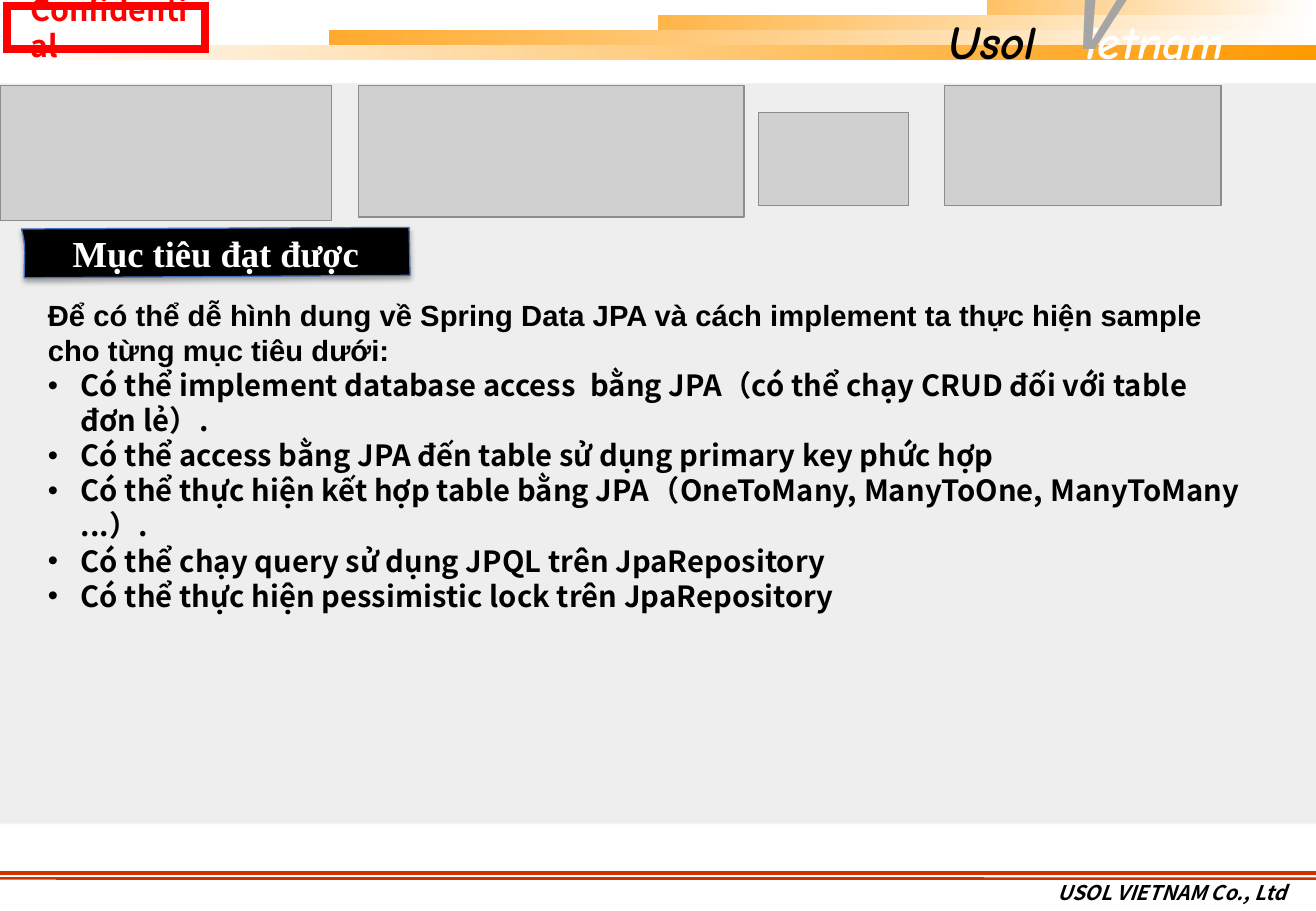
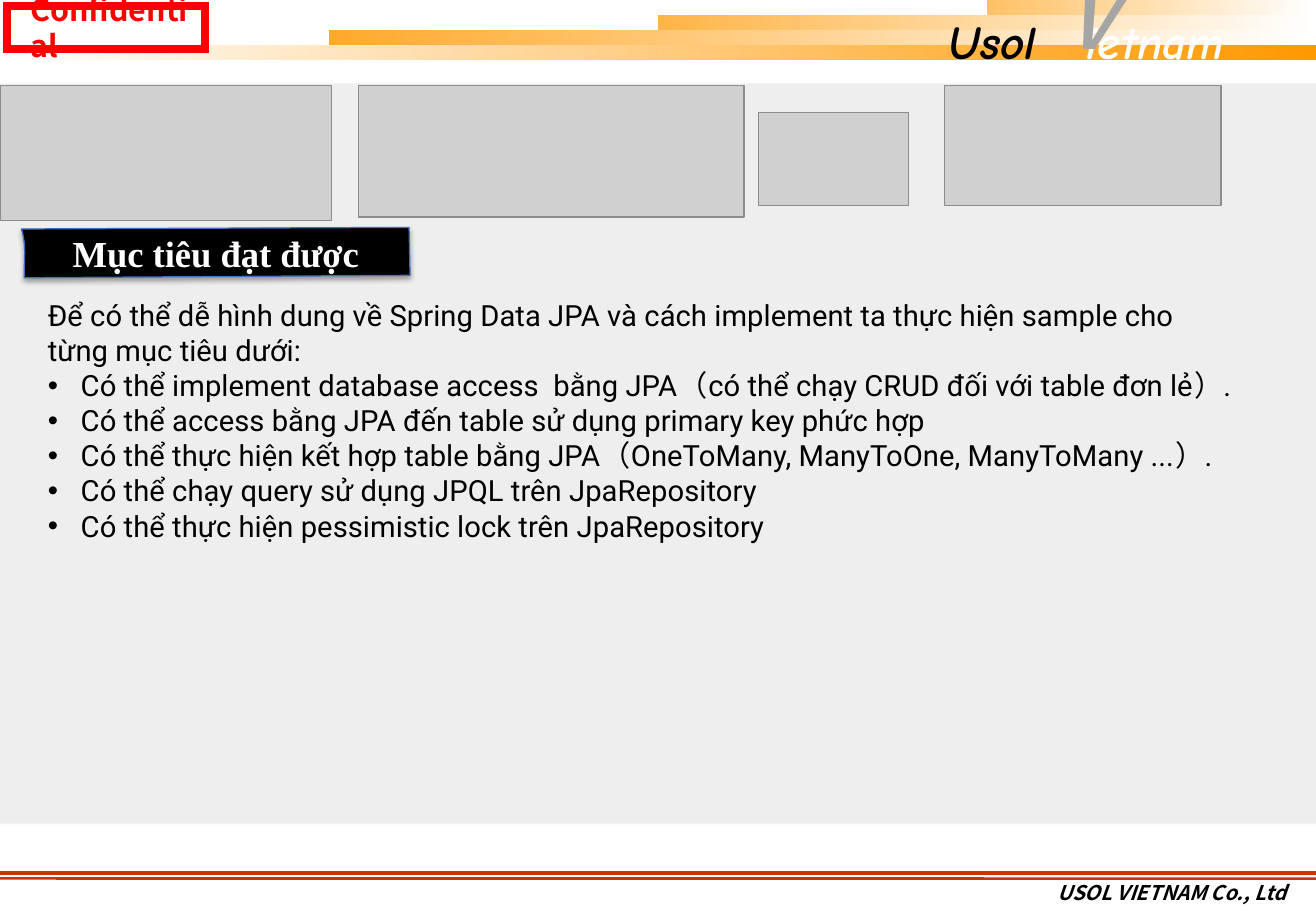
Before and after one commit to khuongmaingoc/javaDoc, a slide deck: slide 18 of SpringBoot/TaiLieu/Java_Week_Template.pptx (slide 19 before the commit). Drawn at 1316x911 pixels with LibreOffice and Linux fonts; fonts in the diff are those of the drawing; grey boxes stand for pictures; background and template pictures are left out. Boxes give left, top, right and bottom in pixels: in the first picture for what was removed or moved away, otherwise in the second. Text is boxed around its words. In the diff, an @@ line names an element or a change of style, - is before the commit and + after.

Commit message:
Springboot2

```diff
--- a/SpringBoot/TaiLieu/Java_Week_Template.pptx
+++ b/SpringBoot/TaiLieu/Java_Week_Template.pptx
@@ text "Để có thể dễ hình ..." at [48, 301, 1231, 543]: font Arial to Roboto in "Để có thể dễ hình dung về ..."; bold off; font Noto Sans CJK JP to Roboto in "Có thể implement database access bằng JPA（có ...", "Có thể access bằng JPA đến table ...", "Có thể thực hiện kết hợp table ...", "Có thể chạy query sử dụng JPQL ..." and 1 more places @@
```
Also in this commit, not shown: 12 other slides changed, 3 slides removed.
